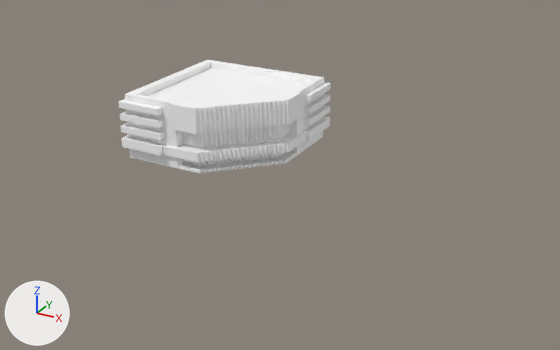
Renders of the glTF model build_LIB.glb from each side of a commit.
Before and after are seen from a camera (50 mm lens) standing at (1.292, -2.007, 0.941) and looking at (0.217, -0.052, -0.037). The axes (+X, +Y, +Z) are drawn at lower left. The lights are the same throughout. Where no turn or scale is listed for an object, it has been applied to the vertices.

Script lines for the objects in view, before the commit:
```python
me_mesh = bpy.data.meshes.new('Mesh')
me_mesh.from_pydata(...)  # 10074 vertices, 20144 faces; spans x -0.245..0.245, y -0.245..0.245, z -0.004..0.206
me_mesh.materials.append(mat_openpbr_shader1)
ob_polysurface1 = bpy.data.objects.new('polySurface1', me_mesh)
ob_polysurface1.location = (0.0, 0.0, 0.0)
```
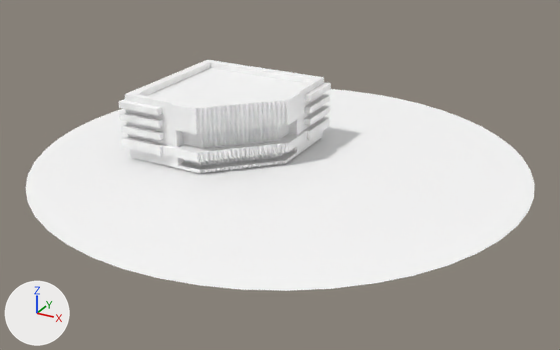
The newer file is also rescaled (x10.0), turned or shifted as a whole; pictures and numbers use the older file's frame.

Location of each change, (x1, y1, x2, y2) in pixels of the pictures (560 x 350 px):
'pDisc1', added
    after: (25, 89, 535, 291)

Patch to the scene script:
```diff
--- a/build_LIB.glb.py
+++ b/build_LIB.glb.py
@@ mat_openpbr_shader1_002 @@
+mat_openpbr_shader1_002 = principled_material('openPBR_shader1.002')
+mat_openpbr_shader1_002.base_color = (1.0, 1.0, 1.0)  # white #ffffff
+mat_openpbr_shader1_002.roughness = 0.553
@@ me_mesh_002 @@
+me_mesh_002.from_pydata(...)  # 217 vertices, 384 faces; spans x -0.78..0.78, y -0.78..0.78, z 0.0
+me_mesh_002.materials.append(mat_openpbr_shader1_002)  # white #ffffff
@@ ob_pdisc1 @@
+ob_pdisc1 = bpy.data.objects.new('pDisc1', me_mesh_002)
+ob_pdisc1.location = (0.189, 0.0, -0.009)
```
